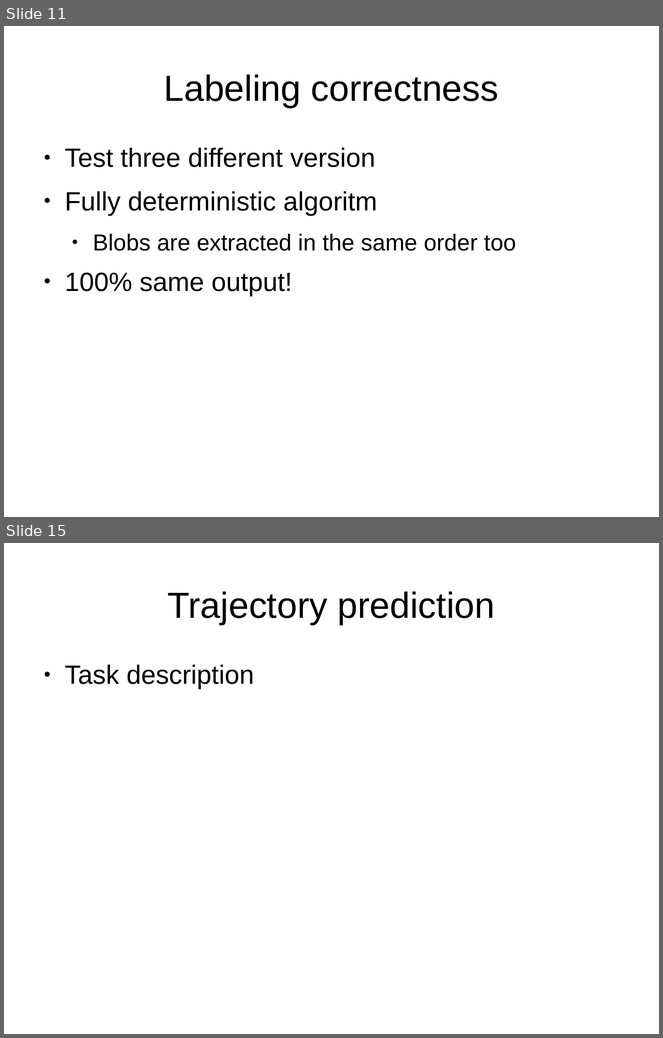
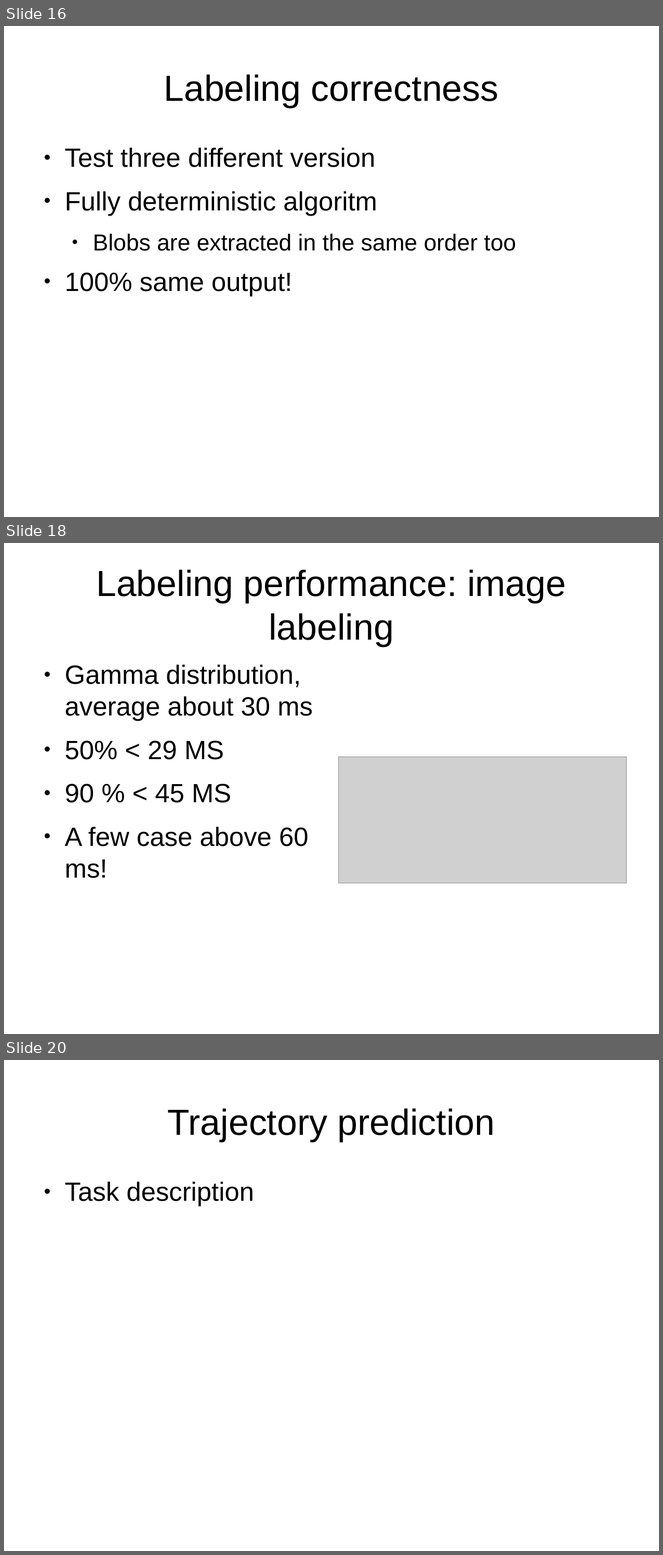
Before and after one commit to 0Chuzz/SNproject, a slide deck: slides.odp. Shown one above the other, each under a label of ours: slides 11 and 15 before the commit, slides 16, 18 and 20 after it; the slides between them are not shown. The pictures are 663x1038 and 663x1555 pixels, drawn with LibreOffice and Linux fonts; fonts in the diff are those of the drawing; grey boxes stand for pictures. Boxes give left, top, right and bottom in pixels: in the first picture for what was removed or moved away, otherwise in the second. Text is boxed around its words. In the diff, an @@ line names an element or a change of style, - is before the commit and + after.

```diff
--- a/slides.odp
+++ b/slides.odp
@@ slide 18 added at bbox=[4, 543, 659, 1034], background #FFFFFF @@
@@ title added at bbox=[96, 570, 566, 646], 44 pt, text #000000 @@
+Labeling performance: image labeling
@@ text added at bbox=[65, 665, 313, 878], 32 pt, text #000000 @@
+● Gamma distribution, average about 30 ms
+● 50% < 29 MS
+● 90 % < 45 MS
+● A few case above 60 ms!
@@ picture added at bbox=[339, 757, 626, 883] @@
@@ what was slide 11 is now slide 16 @@
@@ what was slide 15 is now slide 20 @@
```
Also in this commit, not shown: 7 slides changed, 5 other slides added, 1 slide removed.
